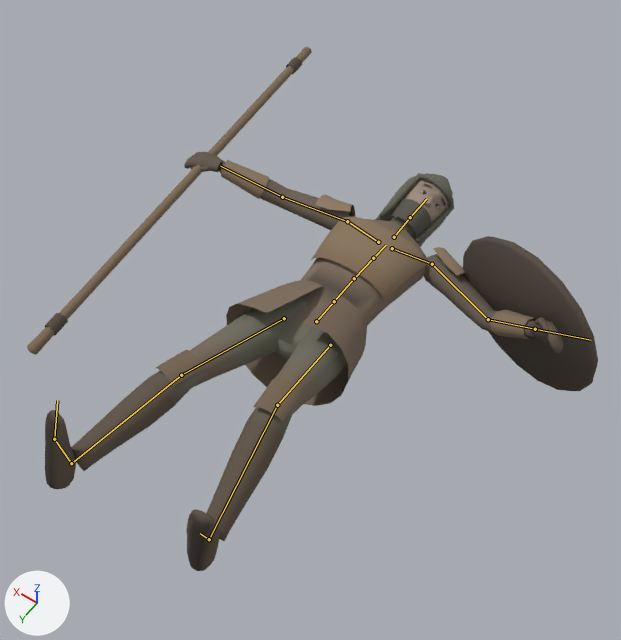
Two versions of the glTF model assets/models/characters/hazekiller.glb, one commit apart.
Rendered twice from a camera (50 mm lens) standing at (-1.02, 1.14, 2.39) and looking at (0.02, -0.31, 0.11). The lights are fixed; the arrows at lower left show +X, +Y and +Z. The first picture is the older version. Both versions are drawn at frame 31 of the action 'die'; the numbers are the values there. The bones that change, and the others that lie on the model, are drawn over the model as lines.

In view in the first picture: 'Hazekiller'.
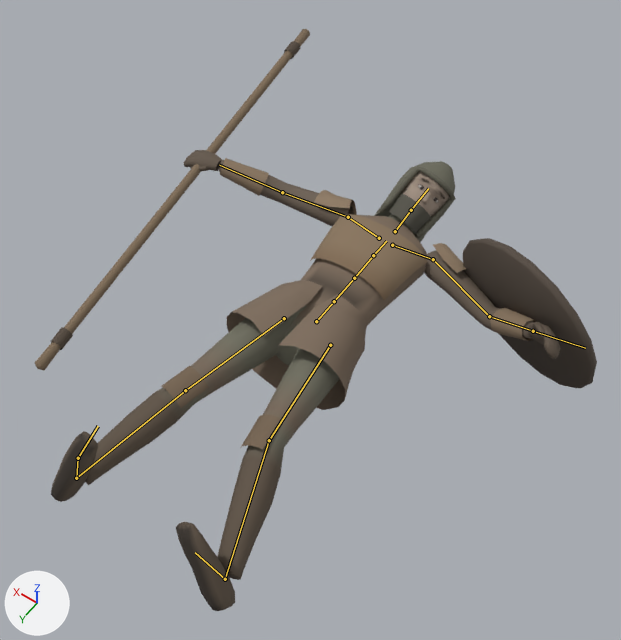
Patch to the scene script:
```diff
--- a/assets/models/characters/hazekiller.glb.py
+++ b/assets/models/characters/hazekiller.glb.py
@@ bone_spine @@
 bone_spine = bpy.data.objects['Armature'].pose.bones['Spine']  # child of 'Hips'
-bone_spine.rotation_quaternion = (1.0, 0.0, 0.0, 0.0)  # degrees (0, 0, 0)
+bone_spine.rotation_quaternion = (1.0, 0.016, 0.0, 0.0)  # degrees (2, 0, 0)
@@ bone_chest @@
 bone_chest = bpy.data.objects['Armature'].pose.bones['Chest']  # child of 'Spine'
-bone_chest.rotation_quaternion = (1.0, 0.0, 0.0, 0.0)  # degrees (0, 0, 0)
+bone_chest.rotation_quaternion = (1.0, 0.018, 0.0, 0.0)  # degrees (2, 0, 0)
@@ bone_upperchest @@
 bone_upperchest = bpy.data.objects['Armature'].pose.bones['UpperChest']  # child of 'Chest'
-bone_upperchest.rotation_quaternion = (1.0, 0.0, 0.0, 0.0)  # degrees (0, 0, 0)
+bone_upperchest.rotation_quaternion = (1.0, 0.018, 0.0, 0.0)  # degrees (2, 0, 0)
@@ bone_neck @@
 bone_neck = bpy.data.objects['Armature'].pose.bones['Neck']  # child of 'UpperChest'
-bone_neck.rotation_quaternion = (0.994, 0.042, 0.103, -0.015)  # degrees (5, 12, -1)
+bone_neck.rotation_quaternion = (0.992, 0.076, 0.103, -0.018)  # degrees (9, 12, -1)
@@ bone_head @@
 bone_head = bpy.data.objects['Armature'].pose.bones['Head']  # child of 'Neck'
-bone_head.rotation_quaternion = (0.986, 0.062, 0.156, -0.01)  # degrees (7, 18, 0)
+bone_head.rotation_quaternion = (0.981, 0.113, 0.155, -0.018)  # degrees (13, 18, 0)
@@ bone_rightupperleg @@
 bone_rightupperleg = bpy.data.objects['Armature'].pose.bones['RightUpperLeg']  # child of 'Hips'
-bone_rightupperleg.rotation_quaternion = (0.992, 0.07, 0.005, -0.104)  # degrees (8, 1, -12)
+bone_rightupperleg.rotation_quaternion = (0.987, -0.02, -0.133, -0.085)  # degrees (-1, -15, -10)
@@ bone_rightlowerleg @@
 bone_rightlowerleg = bpy.data.objects['Armature'].pose.bones['RightLowerLeg']  # child of 'RightUpperLeg'
-bone_rightlowerleg.rotation_quaternion = (0.994, -0.105, -0.001, 0.0)  # degrees (-12, 0, 0)
+bone_rightlowerleg.rotation_quaternion = (0.999, -0.035, 0.0, 0.0)  # degrees (-4, 0, 0)
@@ bone_rightfoot @@
 bone_rightfoot = bpy.data.objects['Armature'].pose.bones['RightFoot']  # child of 'RightLowerLeg'
-bone_rightfoot.rotation_quaternion = (0.976, 0.216, 0.009, 0.004)  # degrees (25, 1, 1)
+bone_rightfoot.rotation_quaternion = (0.946, 0.325, 0.013, 0.007)  # degrees (38, 1, 1)
@@ bone_leftupperleg @@
 bone_leftupperleg = bpy.data.objects['Armature'].pose.bones['LeftUpperLeg']  # child of 'Hips'
-bone_leftupperleg.rotation_quaternion = (0.975, 0.207, -0.016, 0.077)  # degrees (24, -4, 8)
+bone_leftupperleg.rotation_quaternion = (0.951, 0.0, 0.3, 0.073)  # degrees (3, 35, 10)
@@ bone_leftlowerleg @@
 bone_leftlowerleg = bpy.data.objects['Armature'].pose.bones['LeftLowerLeg']  # child of 'LeftUpperLeg'
-bone_leftlowerleg.rotation_quaternion = (0.94, -0.342, 0.003, 0.0)  # degrees (-40, 0, 0)
+bone_leftlowerleg.rotation_quaternion = (0.992, -0.122, 0.001, 0.0)  # degrees (-14, 0, 0)
@@ bone_leftfoot @@
 bone_leftfoot = bpy.data.objects['Armature'].pose.bones['LeftFoot']  # child of 'LeftLowerLeg'
-bone_leftfoot.rotation_quaternion = (0.976, 0.216, -0.009, -0.004)  # degrees (25, -1, -1)
+bone_leftfoot.rotation_quaternion = (0.956, 0.292, -0.012, -0.006)  # degrees (34, -1, -1)
```

Changed parts and their boxes [x1, y1, x2, y2] in the pictures (621 x 640 px):
'Hazekiller', posed (11% taller)
    before: [27, 47, 598, 571]
    after: [35, 29, 597, 611]
bone 'Chest', root to tip
    before: (354, 278) to (373, 258)
    after: (354, 278) to (373, 255)
bone 'UpperChest', root to tip
    before: (373, 258) to (386, 245)
    after: (373, 255) to (386, 241)
bone 'Neck', root to tip
    before: (394, 237) to (410, 217)
    after: (395, 231) to (411, 210)
bone 'Head', root to tip
    before: (410, 217) to (426, 199)
    after: (411, 210) to (428, 188)
bone 'RightUpperLeg', root to tip
    before: (284, 318) to (181, 375)
    after: (284, 318) to (185, 390)
bone 'RightLowerLeg', root to tip
    before: (181, 375) to (71, 463)
    after: (185, 390) to (76, 478)
bone 'RightFoot', root to tip
    before: (71, 463) to (54, 439)
    after: (76, 478) to (78, 458)
bone 'LeftUpperLeg', root to tip
    before: (330, 345) to (277, 405)
    after: (330, 345) to (269, 440)
bone 'LeftLowerLeg', root to tip
    before: (277, 405) to (209, 539)
    after: (269, 440) to (225, 579)
bone 'LeftFoot', root to tip
    before: (209, 539) to (200, 533)
    after: (225, 579) to (195, 552)
